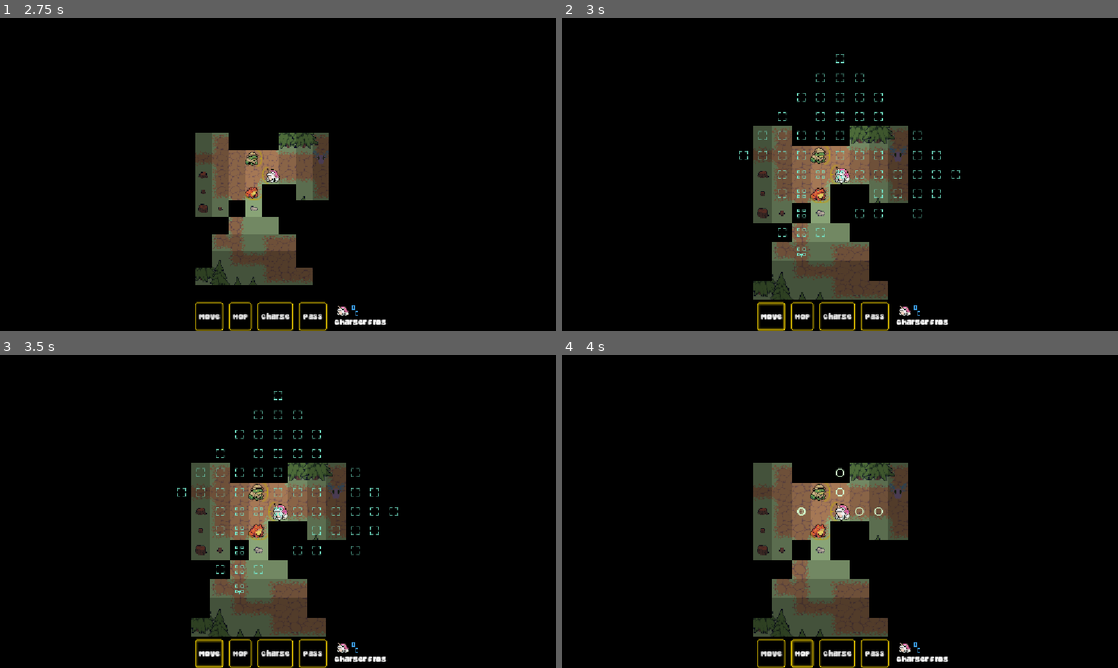
Above: before the commit, frames 1-4 (two rows, left to right).
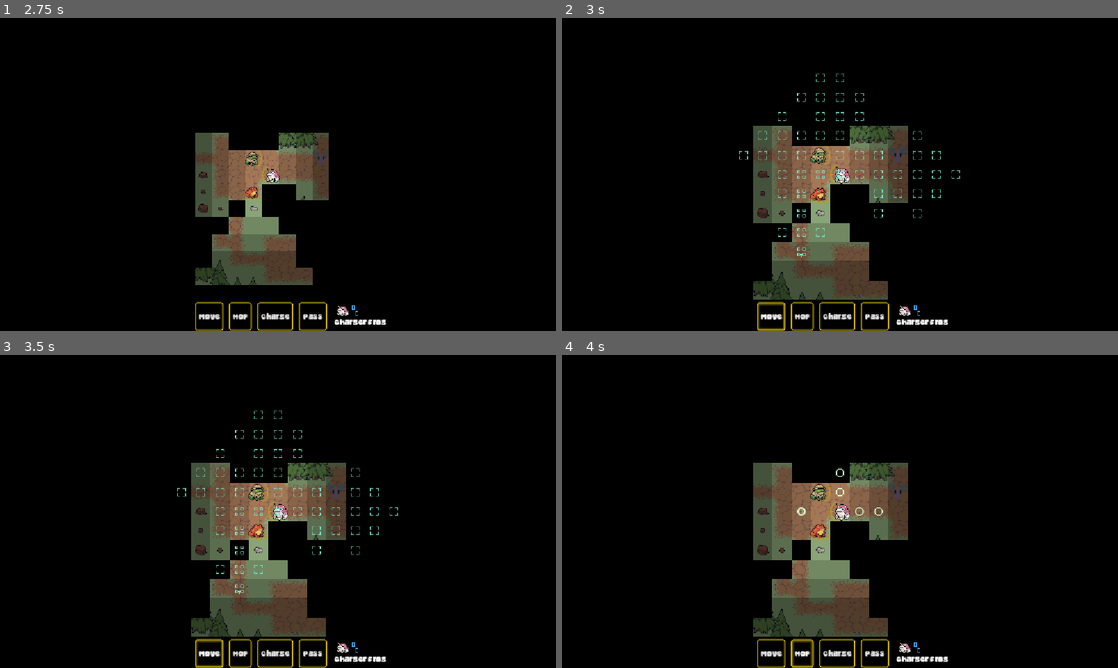
Above: after the commit, the same moments.

Repository: Habidakus/wild-jam-98-signal
Game: Godot game, scene res://scenes/main.tscn
Two runs of this game, one before a commit and one after it. Both use one fixed random seed, a clock stepped at 60 frames per second and the inputs below.
Inputs (mouse positions are in pixels of both pictures, inside the frame that each line leads up to):
- Up to frame 1 (2.75 s): tap Enter at 0.5 s; move the mouse to (400, 158) at 0.52 s; click (400, 158) at 0.67 s; click "Play" at 1.25 s; tap Space at 2 s; move the mouse to (166, 190) at 2.02 s; click (166, 190) at 2.17 s
- Up to frame 2 (3 s): click "Move" at 2.75 s
- Up to frame 3 (3.5 s): no input
- Up to frame 4 (4 s): click "Hop" at 3.5 s

Frame 1 is identical in both runs. In frame 2, less than 0.1% of the frame differs, in the area x 49-58%, y 11-64%; in frame 3, less than 0.1%; in frame 4, nothing differs.

Commit message:
Swamp squares cost the frogs 2 movement points to walk through

Diff:
--- a/scripts/sms_play.gd
+++ b/scripts/sms_play.gd
@@ -916,6 +916,20 @@
 	ac.queue_finish(tween, _animation_stack)
 
 
+enum TerrainType { UNKNOWN, DIRT, SWAMP }
+func _get_terrain_type(map_loc: Vector2i) -> TerrainType:
+	var tile_data: TileData = %TerrainLayer.get_cell_tile_data(map_loc)
+	if tile_data == null:
+		return TerrainType.UNKNOWN
+	if tile_data.terrain_set != 0:
+		return TerrainType.UNKNOWN
+	if tile_data.terrain == 1:
+		return TerrainType.DIRT
+	if tile_data.terrain == 0:
+		return TerrainType.SWAMP
+	return TerrainType.UNKNOWN
+
+
 func _frog_walk_animation_command(ac: AnimationCommand, path: Array, final_facing: Vector2i) -> void:
 	var frog_ug: UnitGraphic = _get_current_unit_graphic()
 	frog_ug.start_hop_animation(true)
@@ -923,21 +937,16 @@
 	var tween: Tween = create_tween()
 	for i in range(1, path.size()):
 		var leaving_spot: Vector2i = path[i - 1]
-		var tile_data: TileData = %TerrainLayer.get_cell_tile_data(leaving_spot)
-		if tile_data != null:
-			if tile_data.terrain_set == 0:
-				if tile_data.terrain == 1:
-					if not playing_path_sound:
-						playing_path_sound = true
-						tween.tween_callback(Callable(frog_ug, "play_sound").bind(_selected_ability.activation_sound))
-				elif tile_data.terrain == 0:
-					playing_path_sound = false
-					tween.tween_callback(Callable(frog_ug, "play_sound").bind(_squish_sound))
-				else:
-					# ???
-					print("Frog on unknown terrain: %d" % [tile_data.terrain])
-			else:
-				print("Frog on unknown terrain set: %d" % [tile_data.terrain_set])
+		match _get_terrain_type(leaving_spot):
+			TerrainType.DIRT:
+				if not playing_path_sound:
+					playing_path_sound = true
+					tween.tween_callback(Callable(frog_ug, "play_sound").bind(_selected_ability.activation_sound))
+			TerrainType.SWAMP:
+				playing_path_sound = false
+				tween.tween_callback(Callable(frog_ug, "play_sound").bind(_squish_sound))
+			_:
+				print("Frog at %s on unknown terrain: %s" % [leaving_spot, TerrainType.keys()[_get_terrain_type(leaving_spot)]])
 		var arriving_spot: Vector2i = path[i]
 		var arriving_pos: Vector2 = %TerrainLayer.map_to_local(arriving_spot)
 		var facing = arriving_spot - leaving_spot
@@ -1019,12 +1028,15 @@
 						elif child_at is UnitGraphic:
 							if child_at != ug and not child_at.is_dead():
 								continue
+					var step_cost: int = map_loc_dist + 1
+					if _get_terrain_type(step_dest) == TerrainType.SWAMP:
+						step_cost += 1
 					if walk_path.has(step_dest):
-						if walk_path[step_dest][0] < distance:
+						if walk_path[step_dest][0] <= step_cost:
 							continue
 					var new_path: Array = map_loc_path.duplicate()
 					new_path.append(map_loc)
-					walk_path[step_dest] = [map_loc_dist + 1, new_path]
+					walk_path[step_dest] = [step_cost, new_path]
 					var vector_to_mouse: Vector2 = mouse_local_pos - %TerrainLayer.map_to_local(step_dest)
 					var dist_squared_from_mouse: float = vector_to_mouse.length_squared()
 					if dist_squared_from_mouse < closest_squared_dist_to_mouse:
Not shown, changed: post-mortem.txt
